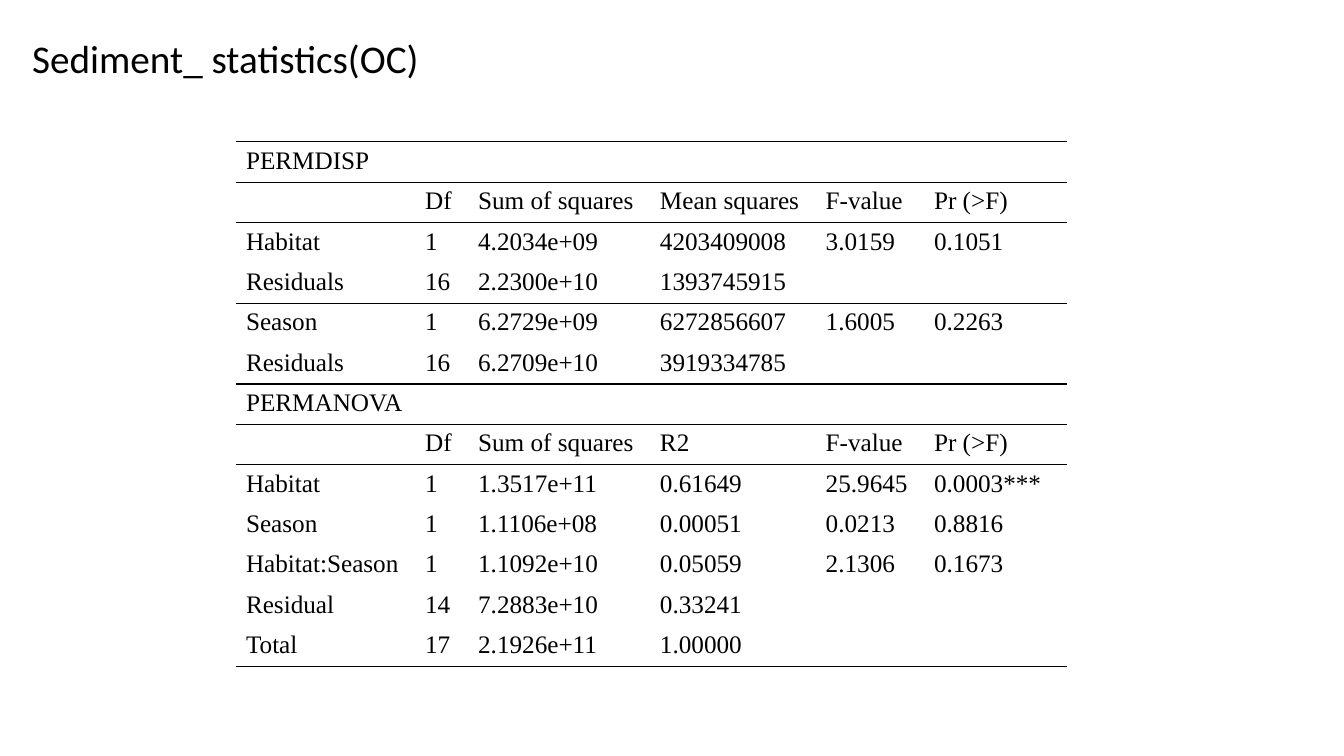
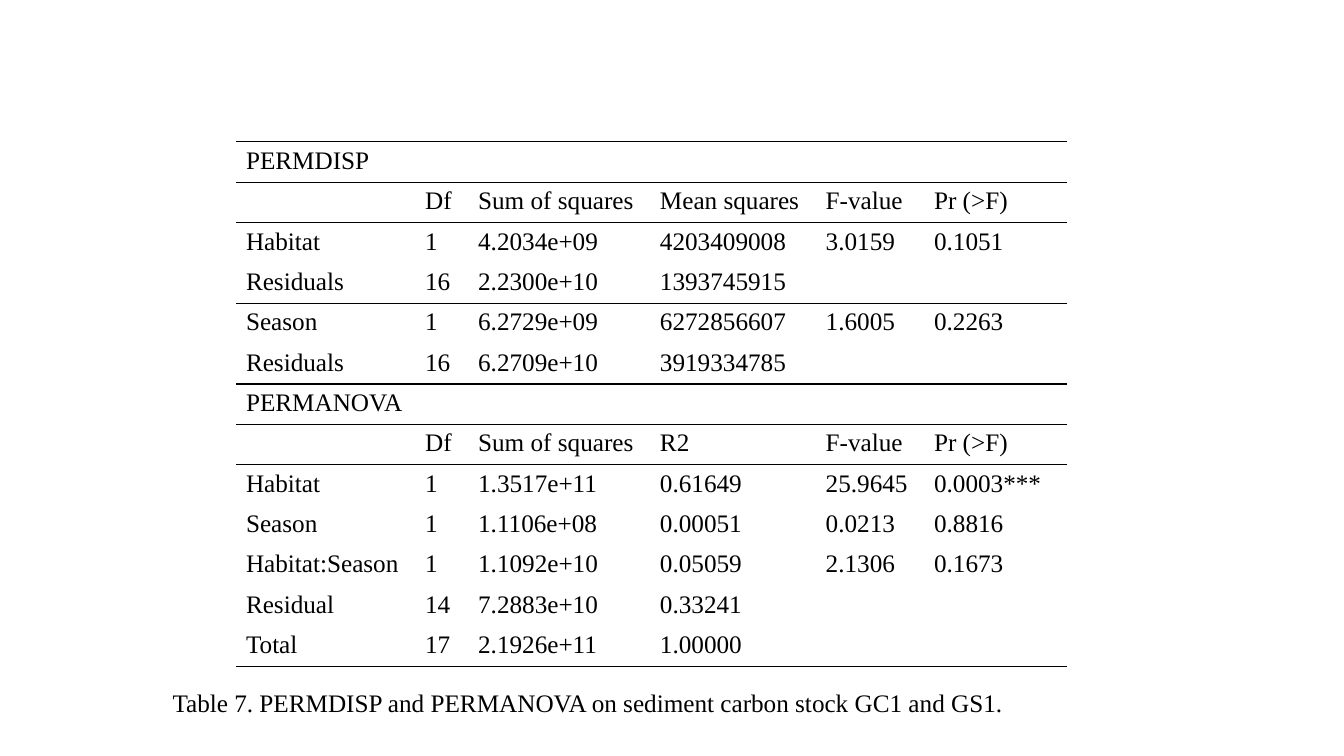
Before and after one commit to chueh1115/GPSC_data, a slide deck: slide 12 of context/thesis_fig.pptx (slide 11 before the commit). Drawn at 1344x756 pixels with LibreOffice and Linux fonts; fonts in the diff are those of the drawing. Boxes give left, top, right and bottom in pixels: in the first picture for what was removed or moved away, otherwise in the second. Text is boxed around its words. In the diff, an @@ line names an element or a change of style, - is before the commit and + after.

```diff
--- a/context/thesis_fig.pptx
+++ b/context/thesis_fig.pptx
@@ text removed at box(32, 44, 419, 79) @@
-Sediment_ statistics(OC)
@@ text added at box(173, 694, 1002, 713), 18 pt, text #000000 @@
+Table 7. PERMDISP and PERMANOVA on sediment carbon stock GC1 and GS1.
```
Also in this commit, not shown: 16 other slides changed, 14 slides added, 13 slides removed.
